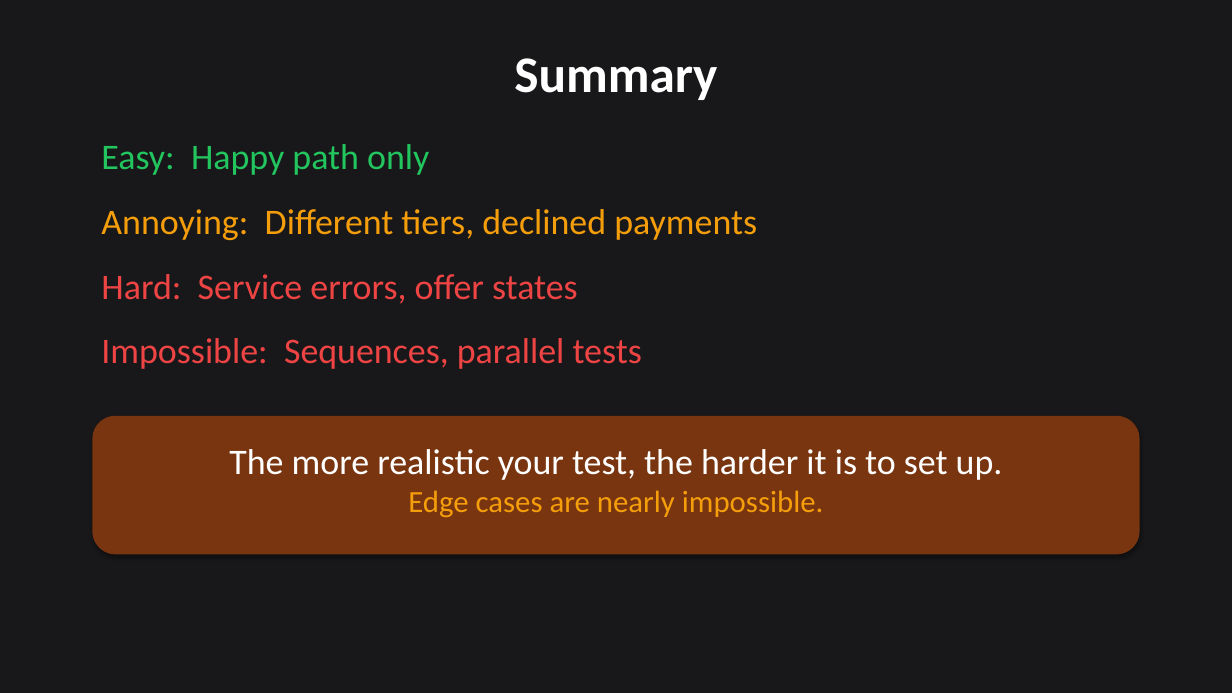
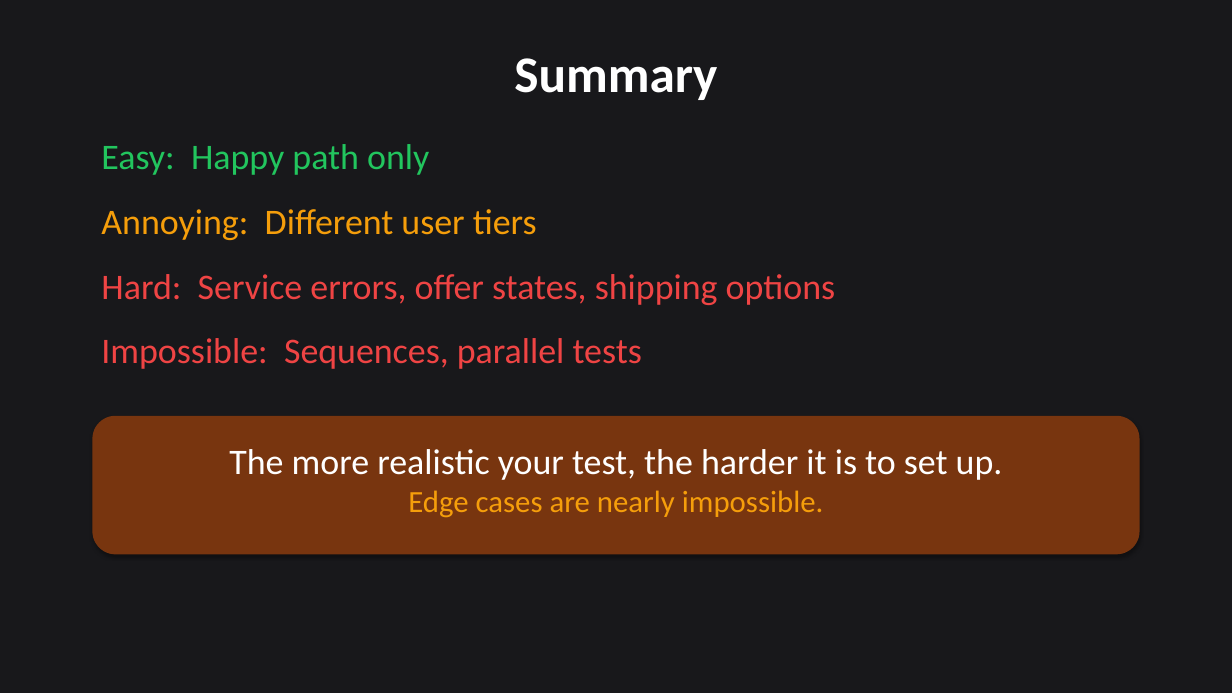
Before and after one commit to citypaul/scenarist, a slide deck: slide 17 of docs/promotional-campaign/presentations/video-02-meet-payflow.pptx. Drawn at 1232x693 pixels with LibreOffice and Linux fonts; fonts in the diff are those of the drawing. Boxes give left, top, right and bottom in pixels: in the first picture for what was removed or moved away, otherwise in the second. Text is boxed around its words. In the diff, an @@ line names an element or a change of style, - is before the commit and + after.

```diff
--- a/docs/promotional-campaign/presentations/video-02-meet-payflow.pptx
+++ b/docs/promotional-campaign/presentations/video-02-meet-payflow.pptx
@@ text at [101, 209, 537, 240]: text changed @@
-Annoying: Different tiers, declined payments
+Annoying: Different user tiers
@@ text at [101, 274, 835, 305]: text changed @@
-Hard: Service errors, offer states
+Hard: Service errors, offer states, shipping options
```
Also in this commit, not shown: 9 other slides changed, 4 slides added, 4 slides removed, 12 other files.
